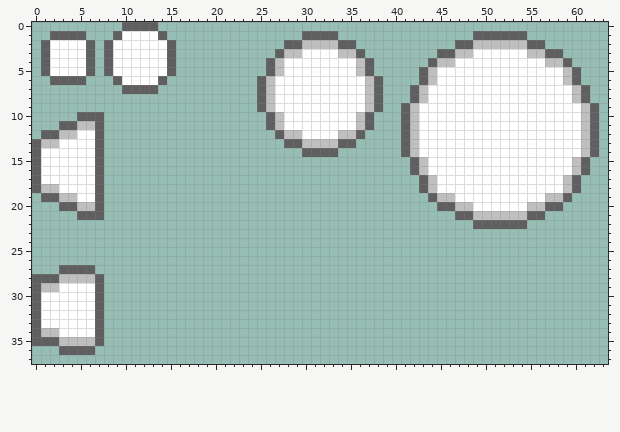
File history of a pixel-art file, assets/raw.aseprite. Above is the file before it was changed.
64x64 pixels, 1 frame. Shown: x 0..63, y 0..37.
Now the later version:
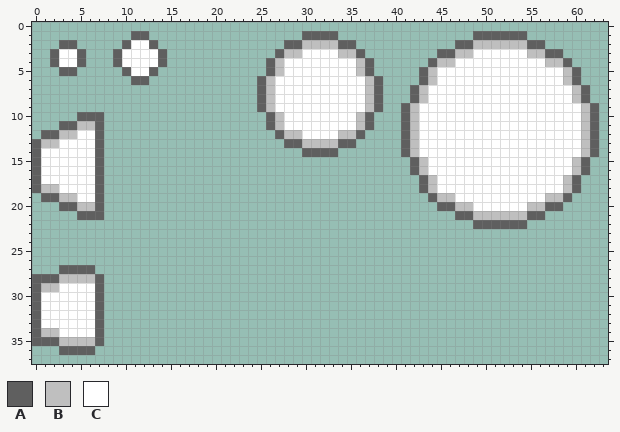
Palette (. is transparent): A #5f5f5f  B #bfbfbf  C #ffffff
Difference:
Colour A replaces colour C in row 1 at x 11 to 12; in row 2 at x 3 to 4, 10 and 13; in rows 3 to 4 at x 2, 5, 9 and 14; in row 5 at x 3 to 4, 10 and 13; in row 6 at x 11 to 12.
The author cleared colour A in row 0 at x 10 to 13; in row 1 at x 2 to 5, 9 and 14; in rows 2 to 5 at x 1, 6, 8 and 15; in row 6 at x 2 to 5, 9 and 14; in row 7 at x 10 to 13.
The author cleared colour C in row 1 at x 10 and 13; in row 2 at x 2, 5, 9 and 14; in row 5 at x 2, 5, 9 and 14; in row 6 at x 10 and 13.
